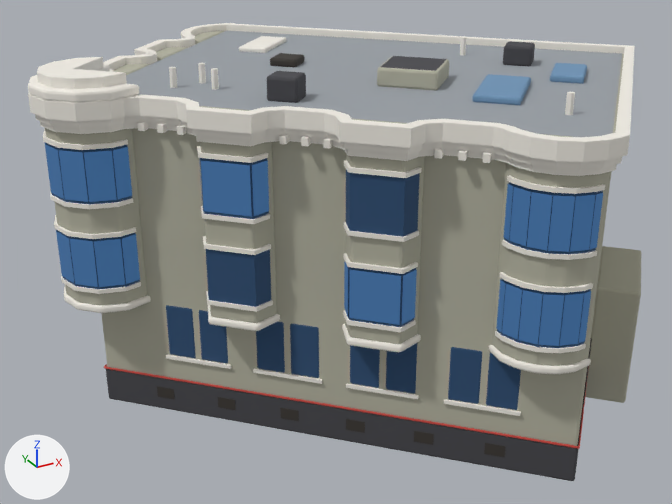
Renders of the glTF model artifacts/49-south-park/optimize/mid.glb from each side of a commit.
Rendered twice from a 50 mm lens placed at (-17.5, -29.7, 19.9), pointed at (-1.2, 0.0, 5.1). Every picture has the same lights, and +X, +Y and +Z are marked at lower left. The picture after the commit comes second.

Objects in the first picture: 'body', 'grp_Toy_glass', 'grp_Toy_glass_Glow', 'grp_Toy_glassl', 'grp_Toy_ink', 'grp_Toy_roofd', 'grp_Toy_sage', 'grp_Toy_trim', 'roof_bulkhead', 'water_table'.
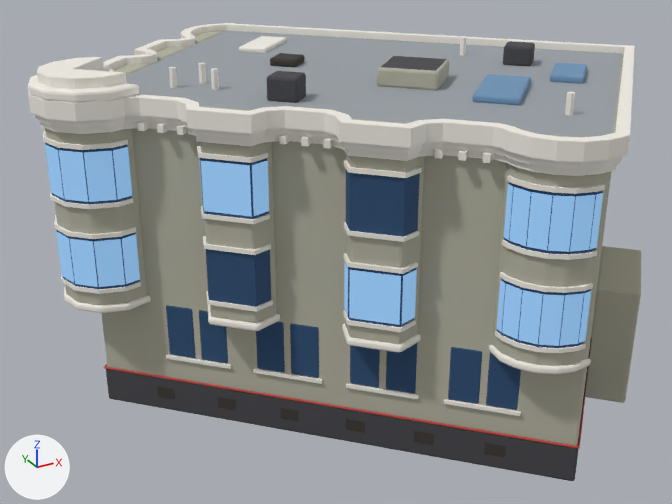
Location of each change, (x1, y1, x2, y2) in pixels of the pictures (672 x 504 px):
'grp_Toy_glass_Glow', recoloured (dark blue to blue): (45, 143, 603, 346) in both

The change in detail:
Material 'Toy_glassl_Glow' (mat_toy_glassl_glow) is new.
Its base color is (0.159, 0.301, 0.479) (blue #6f95b8).
Its roughness is 0.85.
Its emission color is (0.159, 0.301, 0.479) (blue #6f95b8).
Its emission strength is 1.0.
me_flank_cant_0_glow1 has 172 vertices, 86 faces and spans x -11.5..1.8, y -11.0..11.0, z 5.6..10.6.
me_flank_cant_0_glow1 no longer uses material mat_toy_glass_glow (dark blue #2a4d73, glowing dark blue #2a4d73).
me_flank_cant_0_glow1 gains material mat_toy_glassl_glow (blue #6f95b8, glowing blue #6f95b8).
